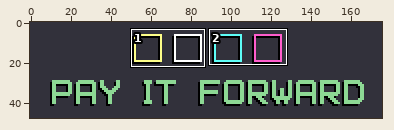
Two states of a pixel-art file, PayItForward/Sprites/Title.aseprite. Above, an overview of the earlier version with the close-up marked.
Close-up. Before:
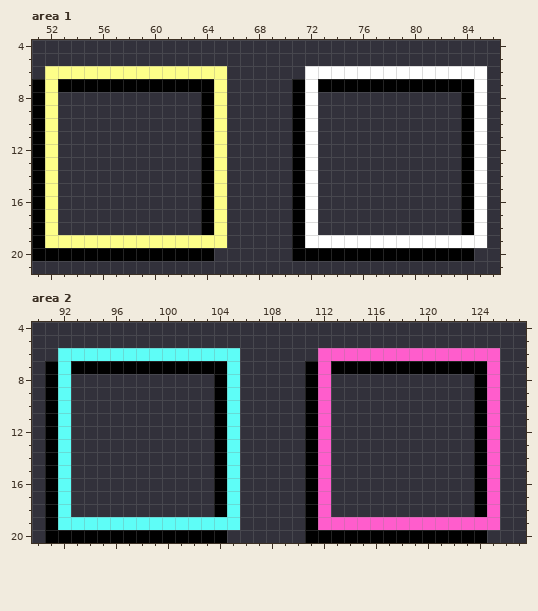
176x48 pixels, 1 frame. Shown: area 1: x 51..86, y 4..21; area 2: x 90..127, y 4..20.
The result:
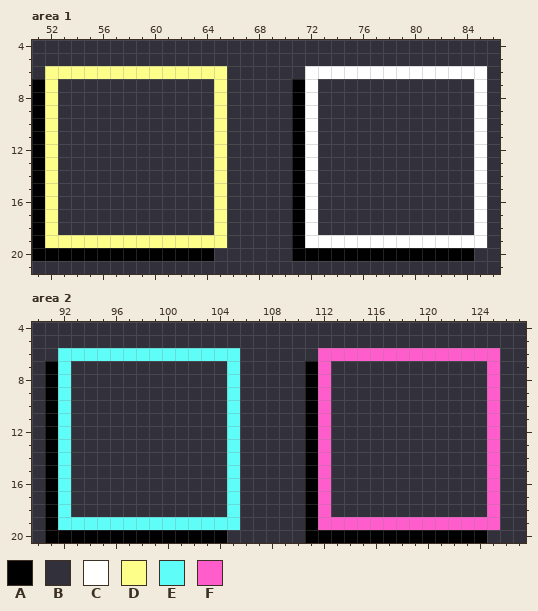
Palette (. is transparent): A #000000  B #32313b  C #ffffff  D #fdfe89  E #5efdf7  F #ff5dcc
From old to new:
--- area 1, layer "Top"
@@ x 51..86 @@
  6 BDDDDDDDDDDDDDDBBBBBBCCCCCCCCCCCCCCB
- 7 ADAAAAAAAAAAAADBBBBBACAAAAAAAAAAAACB
- 8 ADBBBBBBBBBBBADBBBBBACBBBBBBBBBBBACB
- 9 ADBBBBBBBBBBBADBBBBBACBBBBBBBBBBBACB
-10 ADBBBBBBBBBBBADBBBBBACBBBBBBBBBBBACB
-11 ADBBBBBBBBBBBADBBBBBACBBBBBBBBBBBACB
-12 ADBBBBBBBBBBBADBBBBBACBBBBBBBBBBBACB
-13 ADBBBBBBBBBBBADBBBBBACBBBBBBBBBBBACB
-14 ADBBBBBBBBBBBADBBBBBACBBBBBBBBBBBACB
-15 ADBBBBBBBBBBBADBBBBBACBBBBBBBBBBBACB
-16 ADBBBBBBBBBBBADBBBBBACBBBBBBBBBBBACB
-17 ADBBBBBBBBBBBADBBBBBACBBBBBBBBBBBACB
-18 ADBBBBBBBBBBBADBBBBBACBBBBBBBBBBBACB
+ 7 ADBBBBBBBBBBBBDBBBBBACBBBBBBBBBBBBCB
+ 8 ADBBBBBBBBBBBBDBBBBBACBBBBBBBBBBBBCB
+ 9 ADBBBBBBBBBBBBDBBBBBACBBBBBBBBBBBBCB
+10 ADBBBBBBBBBBBBDBBBBBACBBBBBBBBBBBBCB
+11 ADBBBBBBBBBBBBDBBBBBACBBBBBBBBBBBBCB
+12 ADBBBBBBBBBBBBDBBBBBACBBBBBBBBBBBBCB
+13 ADBBBBBBBBBBBBDBBBBBACBBBBBBBBBBBBCB
+14 ADBBBBBBBBBBBBDBBBBBACBBBBBBBBBBBBCB
+15 ADBBBBBBBBBBBBDBBBBBACBBBBBBBBBBBBCB
+16 ADBBBBBBBBBBBBDBBBBBACBBBBBBBBBBBBCB
+17 ADBBBBBBBBBBBBDBBBBBACBBBBBBBBBBBBCB
+18 ADBBBBBBBBBBBBDBBBBBACBBBBBBBBBBBBCB
 19 ADDDDDDDDDDDDDDBBBBBACCCCCCCCCCCCCCB
--- area 2, layer "Top"
@@ x 90..127 @@
  6 BBEEEEEEEEEEEEEEBBBBBBFFFFFFFFFFFFFFBB
- 7 BAEAAAAAAAAAAAAEBBBBBAFAAAAAAAAAAAAFBB
- 8 BAEBBBBBBBBBBBAEBBBBBAFBBBBBBBBBBBAFBB
- 9 BAEBBBBBBBBBBBAEBBBBBAFBBBBBBBBBBBAFBB
-10 BAEBBBBBBBBBBBAEBBBBBAFBBBBBBBBBBBAFBB
-11 BAEBBBBBBBBBBBAEBBBBBAFBBBBBBBBBBBAFBB
-12 BAEBBBBBBBBBBBAEBBBBBAFBBBBBBBBBBBAFBB
-13 BAEBBBBBBBBBBBAEBBBBBAFBBBBBBBBBBBAFBB
-14 BAEBBBBBBBBBBBAEBBBBBAFBBBBBBBBBBBAFBB
-15 BAEBBBBBBBBBBBAEBBBBBAFBBBBBBBBBBBAFBB
-16 BAEBBBBBBBBBBBAEBBBBBAFBBBBBBBBBBBAFBB
-17 BAEBBBBBBBBBBBAEBBBBBAFBBBBBBBBBBBAFBB
-18 BAEBBBBBBBBBBBAEBBBBBAFBBBBBBBBBBBAFBB
+ 7 BAEBBBBBBBBBBBBEBBBBBAFBBBBBBBBBBBBFBB
+ 8 BAEBBBBBBBBBBBBEBBBBBAFBBBBBBBBBBBBFBB
+ 9 BAEBBBBBBBBBBBBEBBBBBAFBBBBBBBBBBBBFBB
+10 BAEBBBBBBBBBBBBEBBBBBAFBBBBBBBBBBBBFBB
+11 BAEBBBBBBBBBBBBEBBBBBAFBBBBBBBBBBBBFBB
+12 BAEBBBBBBBBBBBBEBBBBBAFBBBBBBBBBBBBFBB
+13 BAEBBBBBBBBBBBBEBBBBBAFBBBBBBBBBBBBFBB
+14 BAEBBBBBBBBBBBBEBBBBBAFBBBBBBBBBBBBFBB
+15 BAEBBBBBBBBBBBBEBBBBBAFBBBBBBBBBBBBFBB
+16 BAEBBBBBBBBBBBBEBBBBBAFBBBBBBBBBBBBFBB
+17 BAEBBBBBBBBBBBBEBBBBBAFBBBBBBBBBBBBFBB
+18 BAEBBBBBBBBBBBBEBBBBBAFBBBBBBBBBBBBFBB
 19 BAEEEEEEEEEEEEEEBBBBBAFFFFFFFFFFFFFFBB
Pixel boxes of the changes (left, top, right, bottom) in both close-ups:
changed: (58, 79, 214, 235)
changed: (318, 79, 474, 235)
changed: (71, 361, 227, 517)
changed: (331, 361, 487, 517)
